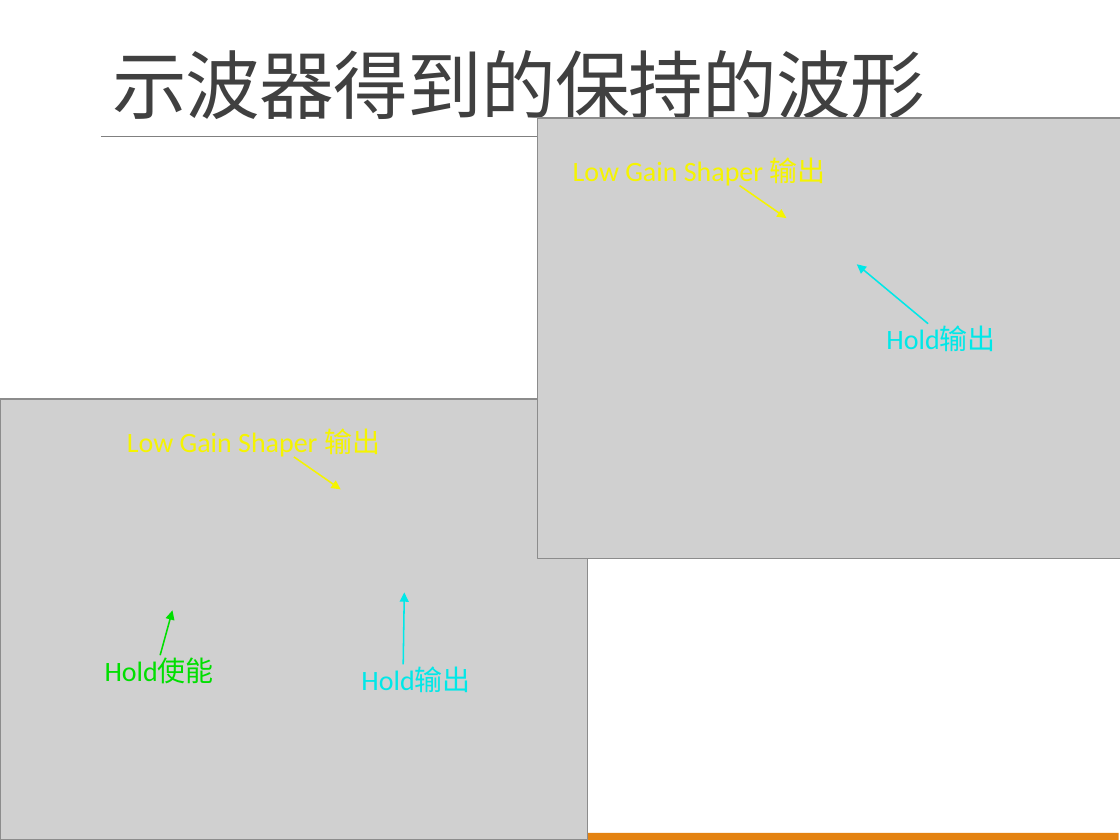
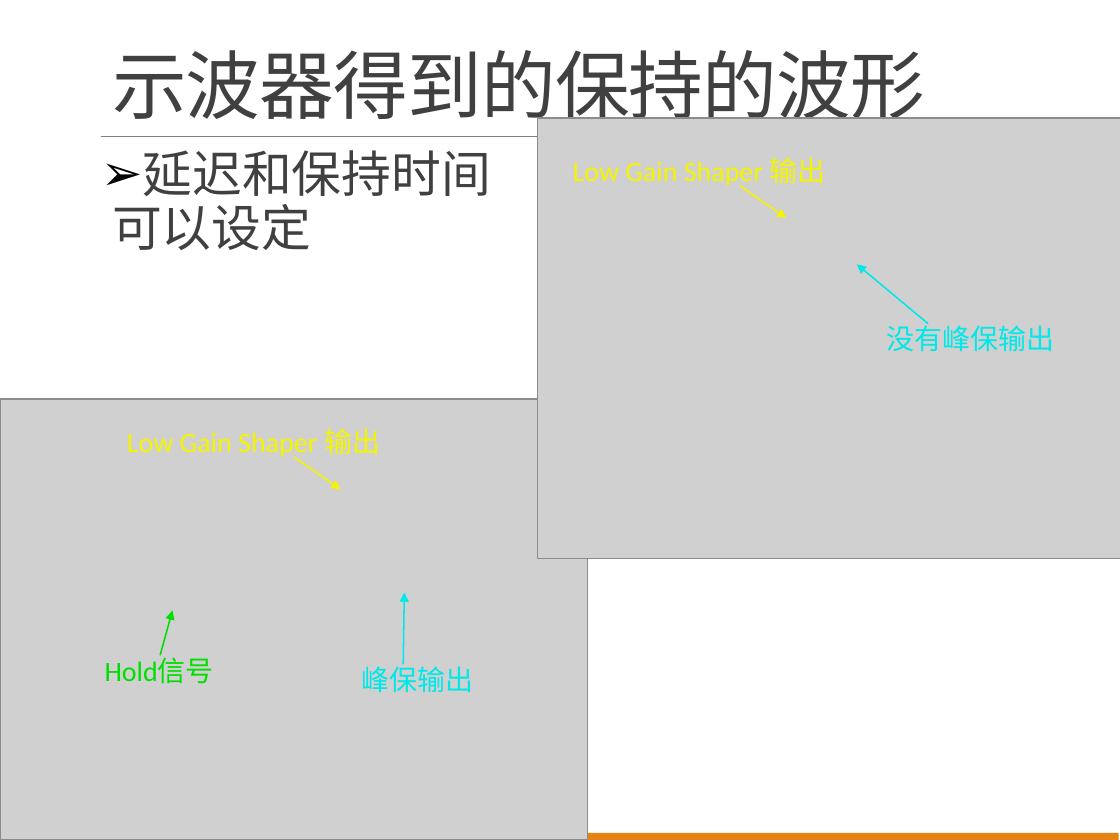
Before and after one commit to wyu0725/SDHCAL_DAQ, a slide deck: slide 4 of Slides/SDHCAL_Report_20170621.pptx. Drawn at 1120x840 pixels with LibreOffice and Linux fonts; fonts in the diff are those of the drawing; grey boxes stand for pictures. Boxes give left, top, right and bottom in pixels: in the first picture for what was removed or moved away, otherwise in the second. Text is boxed around its words. In the diff, an @@ line names an element or a change of style, - is before the commit and + after.

```diff
--- a/Slides/SDHCAL_Report_20170621.pptx
+++ b/Slides/SDHCAL_Report_20170621.pptx
@@ text added at box(112, 150, 492, 250), 32 pt, text #404040 @@
+➢ 延迟和保持时间可以设定
@@ text at box(886, 321, 1054, 352): text changed @@
-Hold输出
+没有峰保输出
@@ text at box(105, 658, 214, 684): text changed @@
-Hold使能
+Hold信号
@@ text at box(361, 662, 473, 693): text changed @@
-Hold输出
+峰保输出
```
Also in this commit, not shown: 8 other slides changed, 3 slides added, 1 slide removed.
